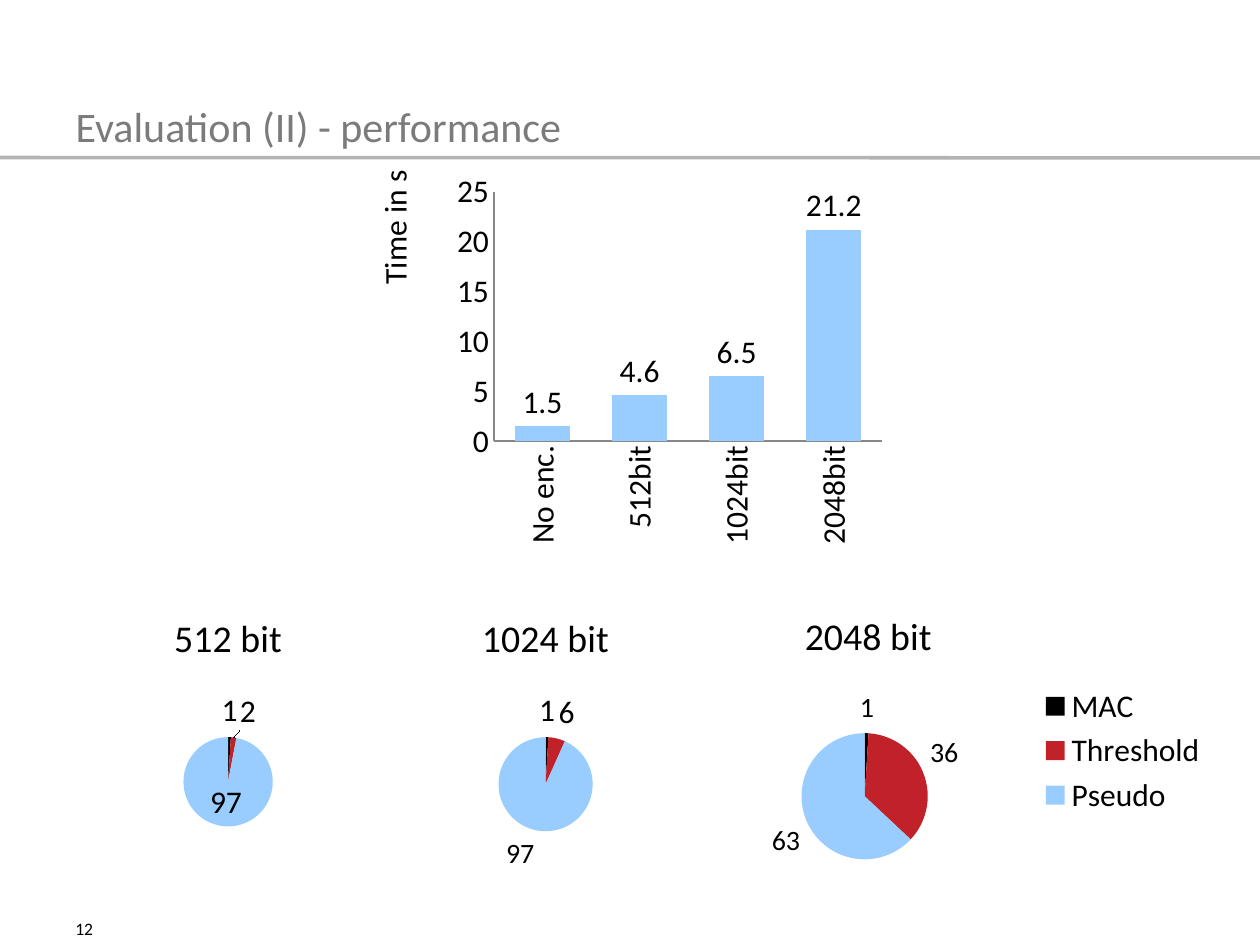
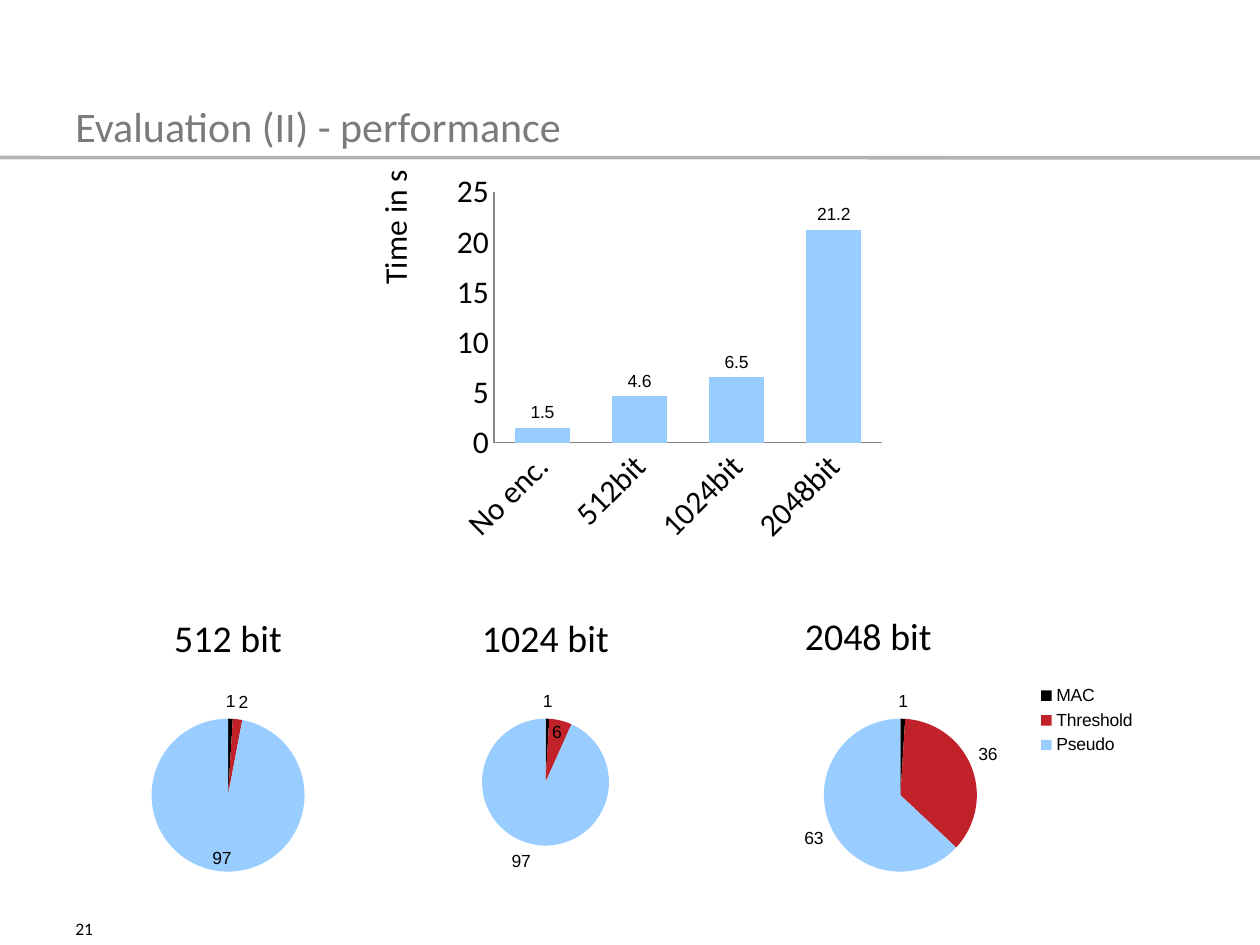
Before and after one commit to tompetersen/master-thesis, a slide deck: slide 21 of pet-con/Talk_PET_CON.odp (slide 12 before the commit). Drawn at 1260x945 pixels with LibreOffice and Linux fonts; fonts in the diff are those of the drawing. Boxes give left, top, right and bottom in pixels: in the first picture for what was removed or moved away, otherwise in the second. Text is boxed around its words. In the diff, an @@ line names an element or a change of style, - is before the commit and + after.

```diff
--- a/pet-con/Talk_PET_CON.odp
+++ b/pet-con/Talk_PET_CON.odp
@@ column chart at (367,165,892,552) @@
@@ data labels of Series 1 changed @@
@@ pie chart at (44,591,411,888) @@
@@ data labels of 512 bit changed @@
@@ pie chart at (372,591,719,888) @@
@@ data labels of Series 1 changed @@
@@ pie chart at (699,591,1215,888) @@
@@ data labels of Series 1 changed @@
@@ legend changed @@
@@ page number at (75,923,93,935): text changed @@
-12
+21
```
Also in this commit, not shown: 13 other slides changed, 10 slides added, 1 slide removed, 1 other file.
